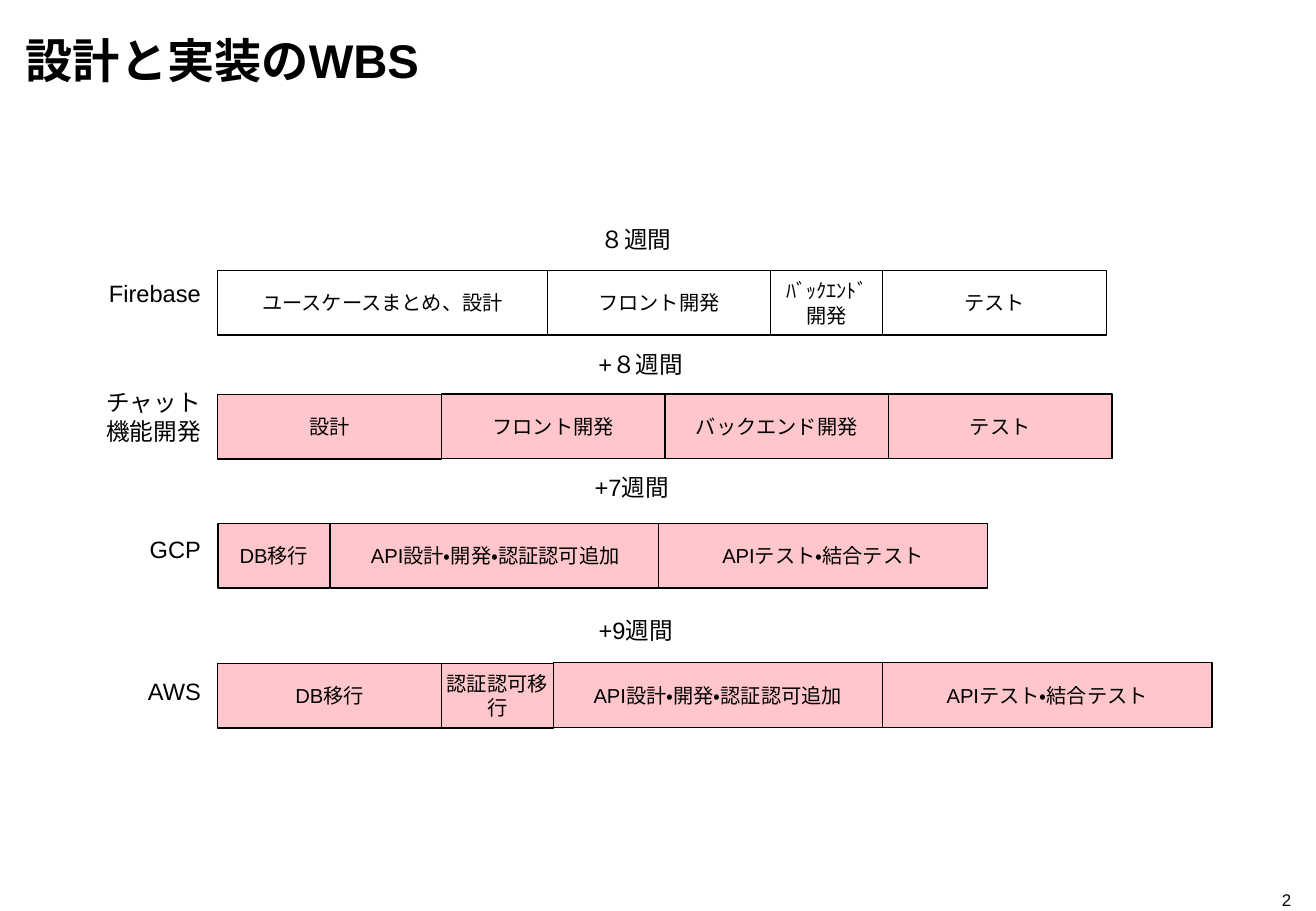
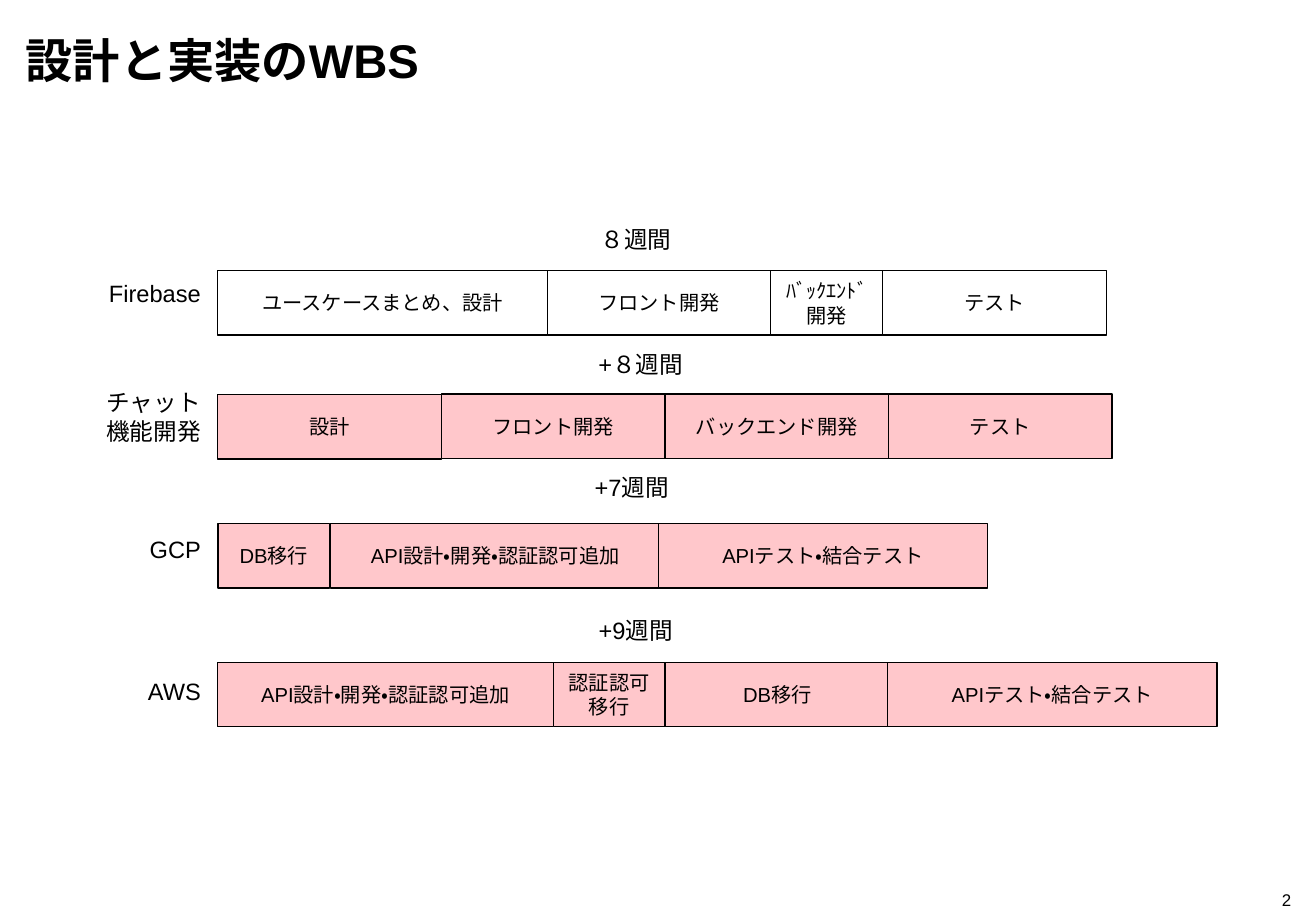
Before and after one commit to david3080/firestore, a slide deck: slide 3 of Matching.pptx. Drawn at 1316x911 pixels with LibreOffice and Linux fonts; fonts in the diff are those of the drawing. Boxes give left, top, right and bottom in pixels: in the first picture for what was removed or moved away, otherwise in the second. Text is boxed around its words. In the diff, an @@ line names an element or a change of style, - is before the commit and + after.

```diff
--- a/Matching.pptx
+++ b/Matching.pptx
@@ rectangle "API設計・開発・認証認可追加": place and size @@
-rectangle "API設計・開発・認証認可追加" at [553,663,882,728]
+rectangle "API設計・開発・認証認可追加" at [218,662,553,727]
@@ rectangle "認証認可": place and size @@
-rectangle "認証認可" at [441,663,553,728]
+rectangle "認証認可" at [553,662,665,727]
@@ text in rectangle at [569,673,650,716]: text changed @@
-認証認可移行
+認証認可
+移行
@@ rectangle "DB移行": place and size @@
-rectangle "DB移行" at [218,663,441,728]
+rectangle "DB移行" at [666,662,889,727]
@@ rectangle "APIテスト・結合テスト": place and size @@
-rectangle "APIテスト・結合テスト" at [883,663,1213,728]
+rectangle "APIテスト・結合テスト" at [888,662,1218,727]
```
Also in this commit, not shown: 1 other file.
